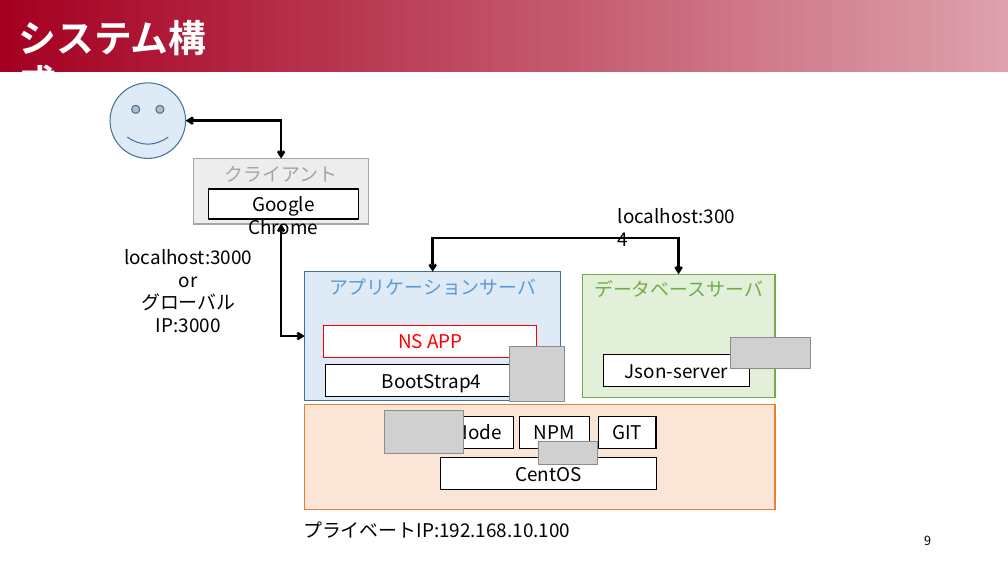
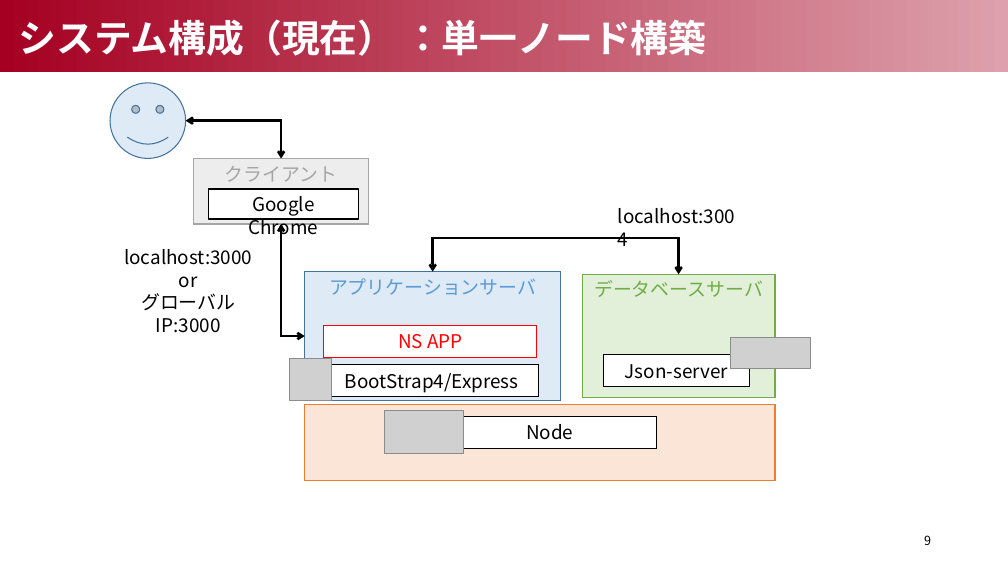
Before and after one commit to Smart-SE/sse2019-group5, a slide deck: slide 10 of spec/K1_group5_Presentation.pptx. Drawn at 1008x567 pixels with LibreOffice and Linux fonts; fonts in the diff are those of the drawing; grey boxes stand for pictures. Boxes give left, top, right and bottom in pixels: in the first picture for what was removed or moved away, otherwise in the second. Text is boxed around its words. In the diff, an @@ line names an element or a change of style, - is before the commit and + after.

Commit message:
アイコンの追加、システム構成修正、細かいレイアウトの修正

```diff
--- a/spec/K1_group5_Presentation.pptx
+++ b/spec/K1_group5_Presentation.pptx
@@ text at <box>19,14,706,63</box>: text changed @@
-システム構成
+システム構成（現在） ：単一ノード構築
@@ picture: place and size @@
-picture at <box>510,346,565,402</box>
+picture at <box>290,359,331,401</box>
@@ text in rectangle at <box>345,373,519,393</box>: text changed @@
-BootStrap4
+BootStrap4/Express
@@ rectangle: place and size @@
-rectangle at <box>305,405,775,510</box>
+rectangle at <box>305,405,775,482</box>
@@ rectangle "Node": place and size @@
-rectangle "Node" at <box>443,416,513,448</box>
+rectangle "Node" at <box>443,416,656,448</box>
@@ rectangle removed at <box>520,416,590,448</box> @@
-NPM
@@ rectangle removed at <box>598,416,656,448</box> @@
-GIT
@@ picture removed at <box>538,441,598,464</box> @@
@@ rectangle removed at <box>441,458,656,490</box> @@
-CentOS
@@ text removed at <box>303,521,570,538</box> @@
-プライベートIP:192.168.10.100
```
Also in this commit, not shown: 7 other slides changed, 2 slides added, 6 slides removed.
